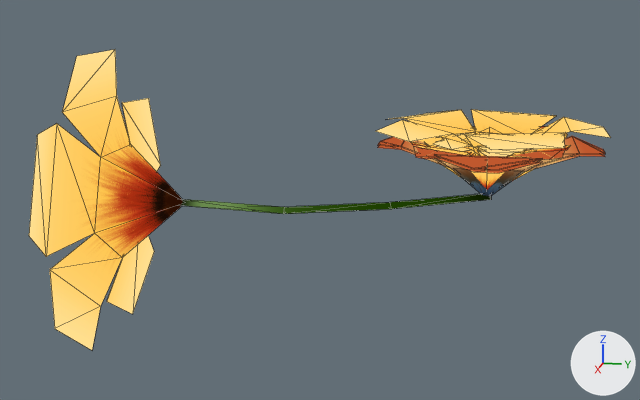
The glTF model frontend/public/models/stylized_flowers_stage4.glb as it was, and as the next commit left it.
Both versions are drawn from a 50 mm camera at (8.6, 0.06, 2.03) aimed at (0.43, -1.58, -0.01). Every picture has the same lights, and +X, +Y and +Z are marked at lower right. Mesh edges are drawn as thin lines. Where no turn or scale is listed for an object, it has been applied to the vertices. Vertices at the same position are counted once.

In view in the first picture: 'Stage1', 'Stage2', 'Stage3', 'Stage4', 'Stage5'.
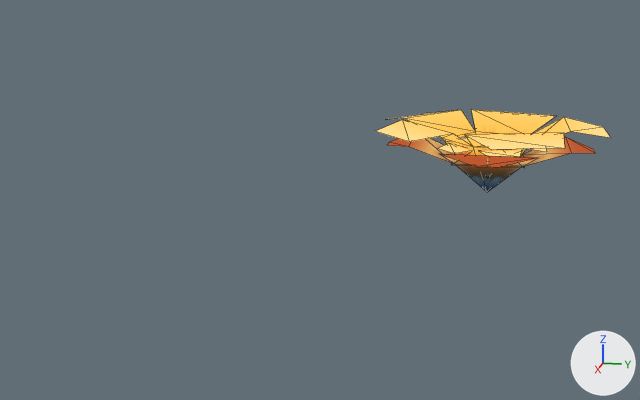
The newer file is also turned or shifted as a whole; pictures and numbers use the older file's frame.

Changed parts and their boxes (x1, y1, x2, y2) in the pictures (640 x 400 px; the box of a moved part takes in the faces that stretch with it):
'Stage5', deleted: before (29, 50, 491, 350)
'Stage4', reshaped: before (376, 109, 611, 169); after (376, 109, 611, 192)
'Stage3', deleted: before (378, 132, 605, 197)
'Stage1', deleted: before (411, 126, 570, 190)
'Stage2', deleted: before (378, 139, 605, 170)
part 1 of me_flower_layer_2_flowers_0, moved or reshaped: before (378, 132, 605, 169); after (387, 129, 596, 192)

Diff of the bpy script that builds the scene:
```diff
--- a/frontend/public/models/stylized_flowers_stage4.glb.py
+++ b/frontend/public/models/stylized_flowers_stage4.glb.py
@@ me_flower_layer_2_flowers_0 @@
 # used by ob_stage4; location = (0.0, 0.0, 0.0)
-me_flower_layer_2_flowers_0.from_pydata(...)  # 74 vertices, 74 faces; spans x -1.31..1.07, y -1.08..1.1, z 0.0..0.71
+me_flower_layer_2_flowers_0.from_pydata(...)  # 81 vertices, 74 faces; spans x -1.31..0.98, y -1.08..1.1, z 0.0..0.71
+# me_flower_layer_2_flowers_0 part 1
+# 26 vertices are removed from x -1.07..1.07, y -1.07..1.07, z 0.01..0.55
+# 35 faces are deleted
+# 33 vertices are added at x -1.17..0.83, y -1.0..1.0, z 0.0..0.52
+# 35 new faces join them
 me_flower_layer_2_flowers_0.materials.append(mat_flowers)
@@ ob_stage3 @@
-ob_stage3 = bpy.data.objects.new('Stage3', me_flower_layer_1_flowers_0)
-ob_stage3.location = (0.0, 0.0, 0.0)
@@ ob_stage1 @@
-ob_stage1 = bpy.data.objects.new('Stage1', me_evil_flower_flowers_0)
-ob_stage1.location = (0.0, 0.0, 0.0)
@@ ob_stage2 @@
-ob_stage2 = bpy.data.objects.new('Stage2', me_orange_flower_flowers_0)
-ob_stage2.location = (0.0, 0.0, 0.0)
@@ ob_stage5 @@
-ob_stage5 = bpy.data.objects.new('Stage5', me_yellow_flower_stem_flowers_0)
-ob_stage5.location = (0.0, 0.0, 0.0)
```
